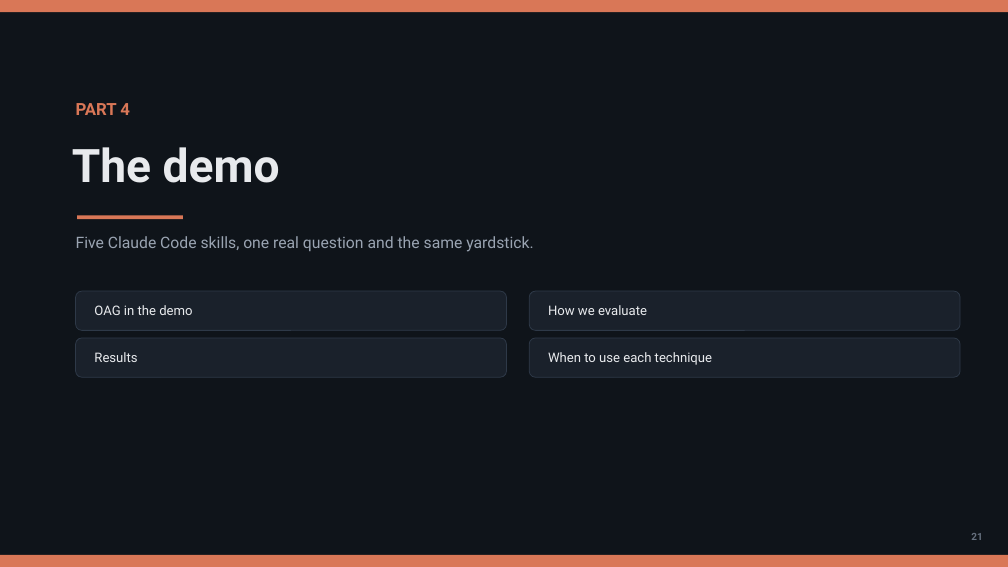
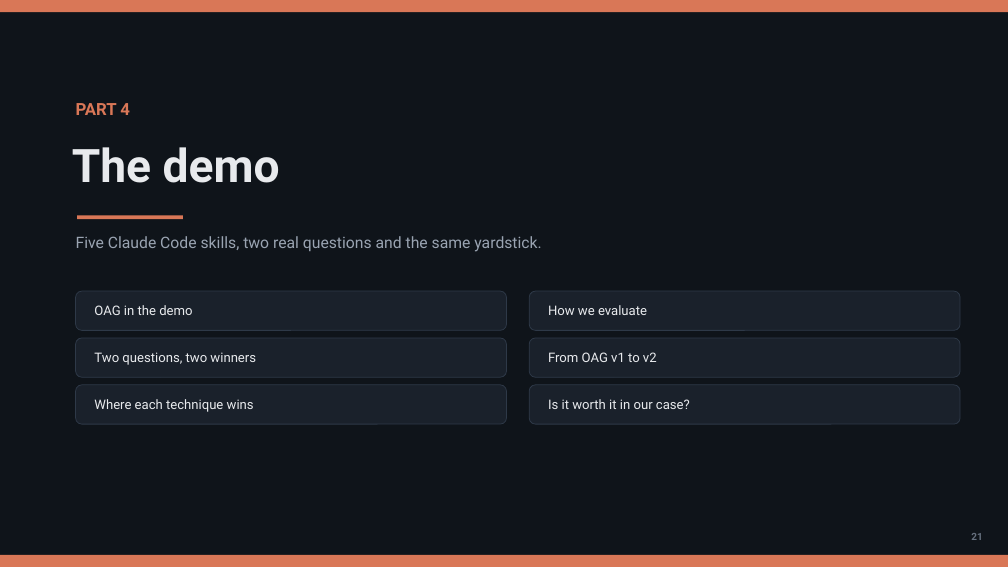
Before and after one commit to olonok69/oag_vs_kg_ml_engineer, a slide deck: slide 21 of presentacion/OAG_vs_KG_Presentation_EN.pptx. Drawn at 1008x567 pixels with LibreOffice and Linux fonts; fonts in the diff are those of the drawing. Boxes give left, top, right and bottom in pixels: in the first picture for what was removed or moved away, otherwise in the second. Text is boxed around its words. In the diff, an @@ line names an element or a change of style, - is before the commit and + after.

Commit message:
Demo: two scenarios, OAG schema v2 and where each technique wins
- Two questions: rules about a modelled component (OAG) and exploring an
  area the ontology does not model (GraphRAG). Scripts, skills and
  compare take --q <id>; runs and facts are stored per question.
- OAG schema v2: must_not_break_same_component constraint and a calls
  relation between components; --schema 1 reproduces v1.
- GraphRAG output groups results into named communities (themes).
- compare.py adds F1 and runs GraphRAG at 1 and 2 hops, OAG v1 and v2.
- Guides ES/EN, scenarios diagram and deck (31 slides): results per
  question, v1 to v2, where each technique wins and whether it is worth it.

```diff
--- a/presentacion/OAG_vs_KG_Presentation_EN.pptx
+++ b/presentacion/OAG_vs_KG_Presentation_EN.pptx
@@ text at box(76, 236, 541, 252): text changed @@
-Five Claude Code skills, one real question and the same yardstick.
+Five Claude Code skills, two real questions and the same yardstick.
@@ text at box(94, 352, 256, 365): text changed @@
-Results
+Two questions, two winners
@@ text at box(548, 352, 657, 362): text changed @@
-When to use each technique
+From OAG v1 to v2
@@ rounded rectangle added at box(76, 385, 507, 424), fill #1A212B, outline #2E3948 0.75 pt @@
@@ rounded rectangle added at box(529, 385, 960, 424), fill #1A212B, outline #2E3948 0.75 pt @@
@@ text added at box(94, 399, 254, 412), 12.5 pt, text #E8EAED @@
+Where each technique wins
@@ text added at box(548, 399, 690, 409), 12.5 pt, text #E8EAED @@
+Is it worth it in our case?
```
Also in this commit, not shown: 4 other slides changed, 5 slides added, 29 other files.
